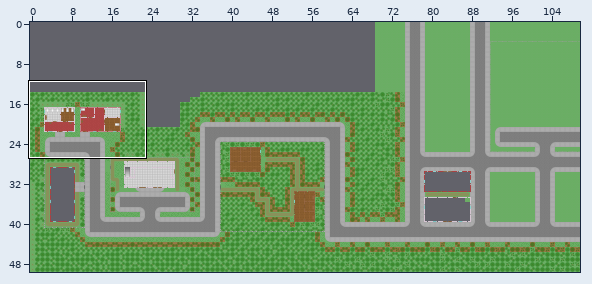
Level history. Tiled map (JSON): maps/maps/Map1.json. Above: a wide view before the commit, with the close-up outlined.
Close-up. As it was:
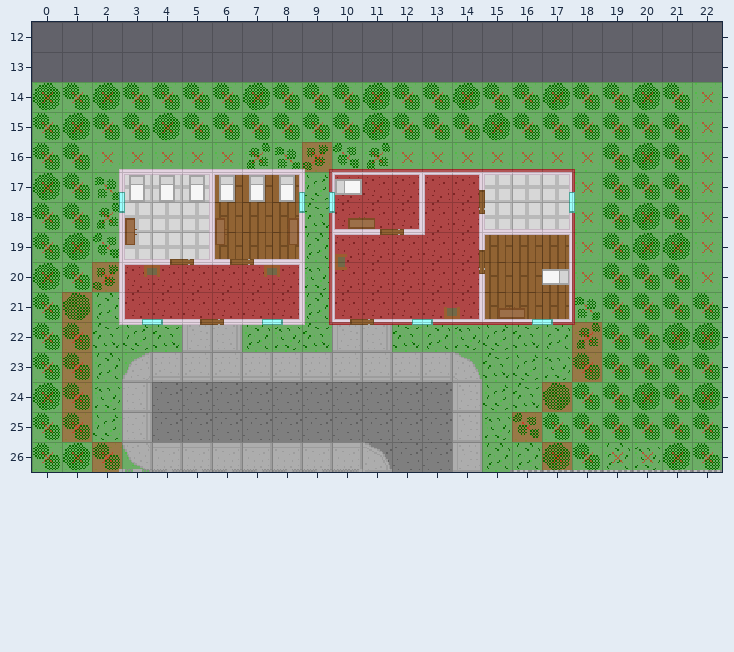
Cells are 20x20 px. Shown: x 0..22, y 12..26. Layer "FloorGround/Walls" is drawn -10,-10 px off the grid. Layer "FloorGround/WallsDetail1" is drawn -10,-10 px off the grid. Layer "FloorGround/WallsDetail2" is drawn -10,-10 px off the grid.
Now the later version:
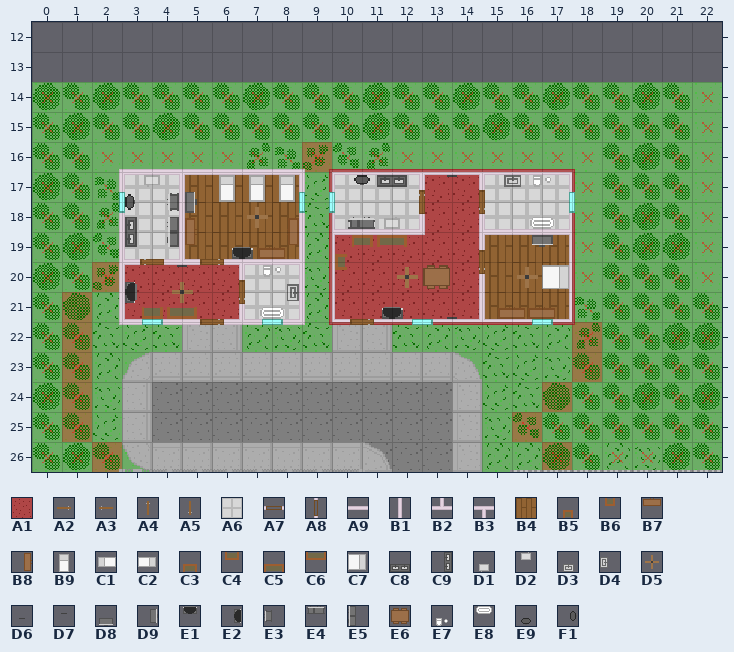
Key: from "TilesetGround": A1 41 "Carpet1", A2 42 "Door1", A3 42 turned 180 "Door1", A4 42 turned 270 "Door1", A5 42 turned 90 "Door1", A6 47 "Tiles1", A7 50 "WallDoor1", A8 50 turned 90 "WallDoor1", A9 52 "WallStraight1", B1 52 turned 90 "WallStraight1", B2 53 "WallThree1", B3 53 turned 180 "WallThree1", B4 56 "Wood1", B5 67 "Sofa1", B6 67 turned 180 "Sofa1", B7 68 turned 180 "Closet1", B8 68 turned 270 "Closet1", B9 69 "Bed1", C1 69 turned 270 "Bed1", C2 69 turned 90 "Bed1", C3 113 "Sofa2", C4 113 turned 180 "Sofa2", C5 114 "Sofa3", C6 114 turned 180 "Sofa3", C7 115 turned 90 "Bed2", C8 116 "Sink1", C9 116 turned 270 "Sink1", D1 117 "Fridge1", D2 117 turned 180 "Fridge1", D3 119 "Sink2", D4 119 turned 90 "Sink2", D5 120 "Fan1", D6 121 "Painting1", D7 121 turned 180 "Painting1", D8 122 "Nightstand1", D9 122 turned 270 "Nightstand1", E1 123 turned 180 "Nightstand2", E2 123 turned 270 "Nightstand2", E3 124 turned 90 "Cupboard1", E4 128 turned 180 "Cupboard5", E5 129 turned 90 "Cupboard6", E6 130 "Table1", E7 132 "Toilet1", E8 133 turned 180 "Bathtub1", E9 134 "TrashCan1", F1 134 turned 270 "TrashCan1".
__ is an empty cell.
Tiles of an added or newly shown layer are drawn over the layers below it.
The edit:
Layer "FloorGround/Ground":
The author changed tile A1 to tile A6 in rows 17 to 18 at x 10 to 12; in rows 20 to 21 at x 7 to 8.
The author changed tile A6 to tile B4 in rows 17 to 19 at x 5.
Layer "FloorGround/GroundDetail":
The author changed tile C2 to tile C7 in row 20 at x 17.
Tile D5 now appears in row 18 at x 7; in row 20 at x 12 and 16.
Tile E6 now appears in row 20 at x 13.
The edit erases tile B9 in row 17 at x 3 to 5.
The edit erases tile C1 in row 17 at x 10.
Layer "FloorGround/Walls":
The author changed tile A9 to tile A7 in row 20 at x 4.
The author changed tile B2 to tile A7 in row 20 at x 6.
The author changed tile B1 to tile A8 in row 18 at x 13.
Tile A8 now appears in row 21 at x 7.
The author changed tile A7 to tile A9 in row 19 at x 12.
The author changed tile B3 to tile A9 in row 17 at x 6.
Tile B1 now appears in rows 18 to 19 at x 5.
The author changed tile A7 to tile B2 in row 20 at x 5.
The author changed tile A9 to tile B2 in row 22 at x 7.
The author changed tile A7 to tile B3 in row 20 at x 7.
The author changed tile A9 to tile B3 in row 17 at x 5.
The edit erases tile B1 in rows 18 to 19 at x 6.
Layer "FloorGround/WallsDetail1":
Tile A2 now appears in row 20 at x 6.
The author changed tile B5 to tile A3 in row 20 at x 4.
Tile A4 now appears in row 18 at x 13.
Tile A5 now appears in row 21 at x 7.
The author changed tile B5 to tile B7 in row 20 at x 8.
Tile B8 now appears in row 19 at x 5.
Tile C6 now appears in row 22 at x 5.
Tile C8 now appears in row 17 at x 12.
The author changed tile B8 to tile C9 in row 19 at x 3.
Tile D1 now appears in row 17 at x 4.
The author changed tile A2 to tile D2 in row 19 at x 12.
Tile D3 now appears in row 17 at x 16.
Tile D4 now appears in row 21 at x 9.
Tile D5 now appears in row 21 at x 5.
The author changed tile A2 to tile D6 in row 20 at x 5.
Tile D6 now appears in row 17 at x 14.
The author changed tile B6 to tile D7 in row 22 at x 14.
Tile D9 now appears in row 18 at x 5.
The author changed tile A2 to tile E1 in row 20 at x 7.
Tile E1 now appears in row 22 at x 12.
Tile E2 now appears in row 21 at x 3.
The author changed tile B7 to tile E4 in row 19 at x 11.
Tile E7 now appears in row 17 at x 17.
Tile E8 now appears in row 19 at x 17.
Tile E9 now appears in row 17 at x 11.
The edit erases tile B8 in row 19 at x 6.
Layer "FloorGround/WallsDetail2" (added):
Tile B7 now appears in row 22 at x 17.
Tile C3 now appears in row 19 at x 11.
Tile C4 now appears in row 22 at x 4.
Tile C5 now appears in row 19 at x 12.
Tile D8 now appears in row 19 at x 17.
Tile E3 now appears in row 18 at x 5.
Tile E5 now appears in row 19 at x 5.
Tile E7 now appears in row 20 at x 8.
Tile E8 now appears in row 22 at x 8.
Tile F1 now appears in row 18 at x 3.
